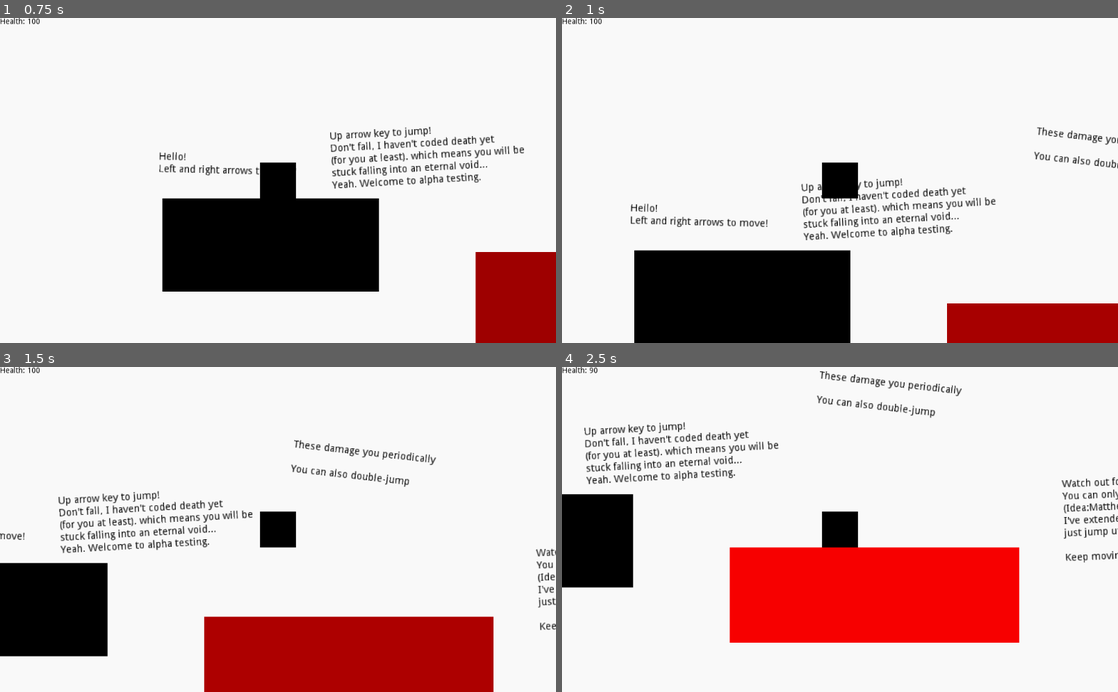
Above: before the commit, frames 1-4 (two rows, left to right).
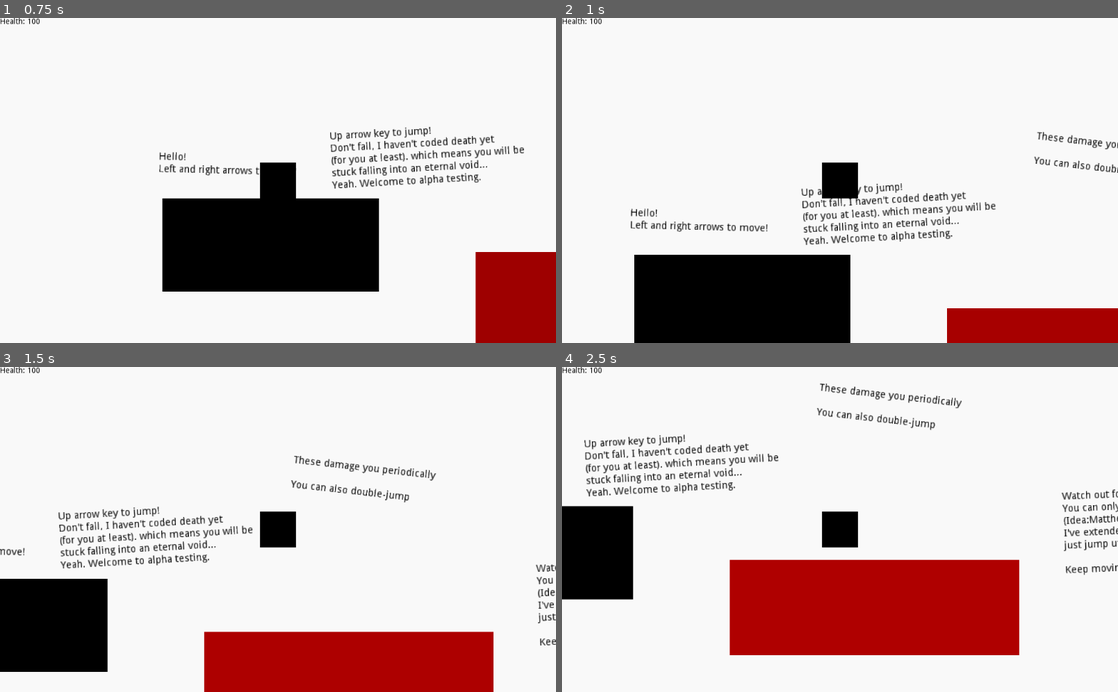
Above: after the commit, the same moments.

Repository: RavenJFelix/Square
Game: Godot game, scene res://levelz/level_0/level_0.tscn
Same seed, same stepped clock (60 frames per second), same inputs: the game is played once before the commit and once after it.
Inputs:
- Up to frame 1 (0.75 s): hold Right (ui_right) from 0.53 s (still down)
- Up to frame 2 (1 s): keep holding Right (ui_right); tap Up (ui_up) at 0.77 s
- Up to frame 3 (1.5 s): keep holding Right (ui_right)
- Up to frame 4 (2.5 s): tap Up (ui_up) at 1.52 s; release Right (ui_right) at 2.03 s; hold Left (ui_left) from 2.03 s (still down)

Frame 1 is identical in both runs. In frame 2, 4.9% of the frame differs, in the area x 12-100%, y 33-90%; in frame 3, 9.0%; in frame 4, 23%, in the area x 0-100%, y 0-89%.

Commit message:
Make player jump stronger

Diff:
--- a/entity/pc/player/player.gd
+++ b/entity/pc/player/player.gd
@@ -5,7 +5,7 @@
 const GRAV = 20
 export var climb_lat_speed = 100
 export var climb_speed = 300
-export var JUMP_POWER = 470
+export var JUMP_POWER = 500
 export var speed = 500
 export var max_jumps = 1
 export var speed_mult = 1.0
--- a/levelz/level_0/level_0.tscn
+++ b/levelz/level_0/level_0.tscn
@@ -125,7 +125,7 @@
 You can also double-jump"
 
 [node name="slowzoidMan" parent="." instance=ExtResource( 3 )]
-position = Vector2( 1542.34, 59.588 )
+position = Vector2( 1539.64, -37.5991 )
 
 [node name="rightBound" parent="slowzoidMan" index="1"]
 position = Vector2( 377.535, 4.43213 )
